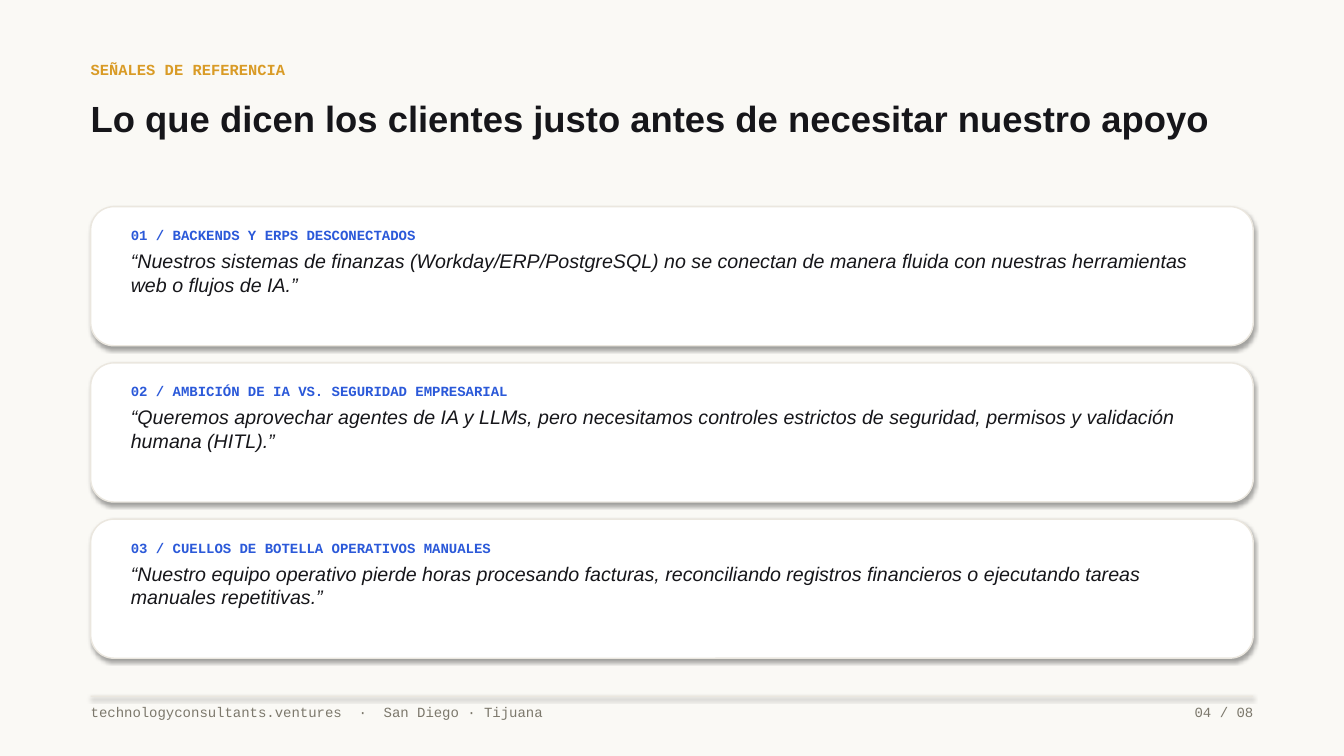
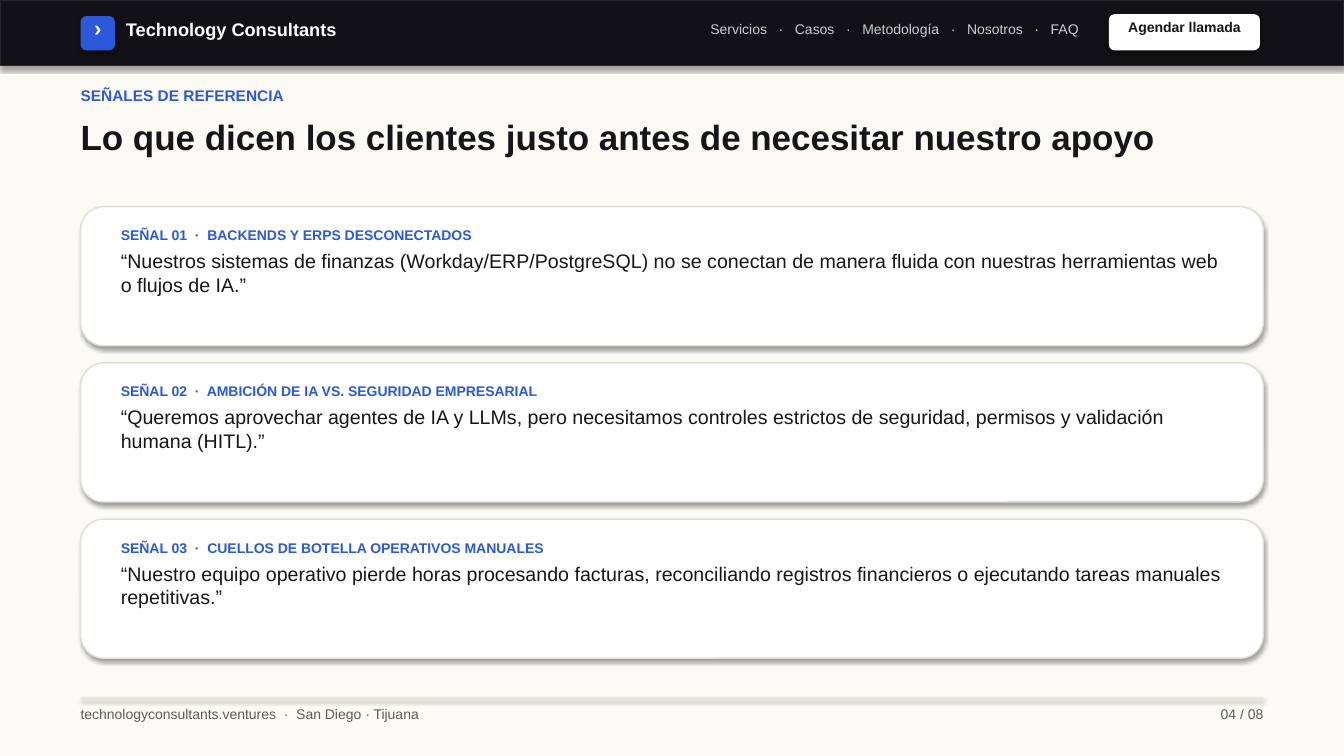
Before and after one commit to rguido198/TechnologyConsultantsVentures, a slide deck: slide 4 of Technology_Consultants_A_Quien_Enviarme_MX.pptx. Drawn at 1344x756 pixels with LibreOffice and Linux fonts; fonts in the diff are those of the drawing. Boxes give left, top, right and bottom in pixels: in the first picture for what was removed or moved away, otherwise in the second. Text is boxed around its words. In the diff, an @@ line names an element or a change of style, - is before the commit and + after.

Commit message:
Update design.md and rebuild PowerPoint decks with Helvetica Neue system sans typography, web navigation mockup, and clean modern software brand styling

```diff
--- a/Technology_Consultants_A_Quien_Enviarme_MX.pptx
+++ b/Technology_Consultants_A_Quien_Enviarme_MX.pptx
@@ background #FAF9F5 to #FBFAF5 @@
@@ rectangle added at bbox=[0, 0, 1344, 66], fill #121216, outline #26262C 1 pt @@
@@ rounded rectangle added at bbox=[81, 16, 115, 50], fill #2B59D9 @@
@@ text added at bbox=[81, 14, 115, 48], 16 pt, text #FFFFFF, bold @@
+›
@@ text added at bbox=[126, 22, 337, 40], 13 pt, text #FFFFFF, bold @@
+Technology Consultants
@@ text added at bbox=[710, 23, 1079, 37], 10 pt, text #C8CDD7 @@
+Servicios · Casos · Metodología · Nosotros · FAQ
@@ rounded rectangle added at bbox=[1109, 14, 1260, 50], fill #FFFFFF @@
@@ text added at bbox=[1128, 22, 1241, 35], 10 pt, text #16161A, bold @@
+Agendar llamada
@@ text "SEÑALES DE REFERENCIA": place and size @@
-text "SEÑALES DE REFERENCIA" at bbox=[91, 64, 286, 75]
+text "SEÑALES DE REFERENCIA" at bbox=[81, 88, 283, 101]
@@ text "SEÑALES DE REFERENCIA" at bbox=[81, 88, 283, 101]: font Courier New to Arial, text colour #D99B26 to #2B59D9 @@
@@ text "Lo que dicen los clientes ...": place and size @@
-text "Lo que dicen los clientes ..." at bbox=[91, 105, 1208, 139]
+text "Lo que dicen los clientes ..." at bbox=[81, 124, 1154, 157]
@@ text "Lo que dicen los clientes ..." at bbox=[81, 124, 1154, 157]: size 26 to 25 pt @@
@@ rounded rectangle: place and size @@
-rounded rectangle at bbox=[91, 207, 1253, 346]
+rounded rectangle at bbox=[81, 207, 1263, 346]
@@ text "SEÑAL 01 · BACKENDS Y ...": place and size @@
-text "SEÑAL 01 · BACKENDS Y ..." at bbox=[131, 230, 1187, 296]
+text "SEÑAL 01 · BACKENDS Y ..." at bbox=[121, 229, 1218, 296]
@@ text at bbox=[121, 229, 472, 240]: text changed; font Courier New to Arial @@
-01 / BACKENDS Y ERPS DESCONECTADOS
+SEÑAL 01 · BACKENDS Y ERPS DESCONECTADOS
@@ text at bbox=[121, 253, 1218, 296]: italic off in "“Nuestros sistemas de finanzas (Workday/ERP/PostgreSQL) no s ..." @@
@@ rounded rectangle: place and size @@
-rounded rectangle at bbox=[91, 363, 1253, 502]
+rounded rectangle at bbox=[81, 363, 1263, 502]
@@ text "SEÑAL 02 · AMBICIÓN DE ...": place and size @@
-text "SEÑAL 02 · AMBICIÓN DE ..." at bbox=[131, 386, 1174, 452]
+text "SEÑAL 02 · AMBICIÓN DE ..." at bbox=[121, 385, 1163, 452]
@@ text at bbox=[121, 385, 538, 396]: text changed; font Courier New to Arial @@
-02 / AMBICIÓN DE IA VS. SEGURIDAD EMPRESARIAL
+SEÑAL 02 · AMBICIÓN DE IA VS. SEGURIDAD EMPRESARIAL
@@ text at bbox=[121, 409, 1163, 452]: italic off in "“Queremos aprovechar agentes de IA y LLMs, ..." @@
@@ outline #EBE7DF 1 pt to #E2DDD0 1 pt in 3 elements at bbox=[81, 207, 1263, 346], bbox=[81, 363, 1263, 502], bbox=[81, 519, 1263, 658] @@
@@ rounded rectangle: place and size @@
-rounded rectangle at bbox=[91, 519, 1253, 658]
+rounded rectangle at bbox=[81, 519, 1263, 658]
@@ text "SEÑAL 03 · CUELLOS DE ...": place and size @@
-text "SEÑAL 03 · CUELLOS DE ..." at bbox=[131, 543, 1140, 608]
+text "SEÑAL 03 · CUELLOS DE ..." at bbox=[121, 541, 1220, 608]
@@ text at bbox=[121, 541, 544, 553]: text changed; font Courier New to Arial @@
-03 / CUELLOS DE BOTELLA OPERATIVOS MANUALES
+SEÑAL 03 · CUELLOS DE BOTELLA OPERATIVOS MANUALES
@@ text at bbox=[121, 566, 1220, 608]: italic off in "“Nuestro equipo operativo pierde horas procesando facturas, ..." @@
@@ text "technologyconsultants.ventures · San Diego · ...": place and size @@
-text "technologyconsultants.ventures · San Diego · ..." at bbox=[91, 707, 543, 720]
+text "technologyconsultants.ventures · San Diego · ..." at bbox=[81, 709, 419, 722]
@@ text "technologyconsultants.ventures · San Diego · ..." at bbox=[81, 709, 419, 722]: font Courier New to Arial, text colour #7C786C to #5F5C52 @@
@@ rectangle: place and size @@
-rectangle at bbox=[91, 696, 1253, 697]
+rectangle at bbox=[81, 698, 1263, 699]
@@ rectangle at bbox=[81, 698, 1263, 699]: fill #EBE7DF to #E2DDD0 @@
@@ text "04 / 08" at bbox=[1221, 709, 1264, 719]: font Courier New to Arial, text colour #7C786C to #5F5C52 @@
@@ text "04 / 08": place and size @@
-text "04 / 08" at bbox=[1195, 707, 1254, 717]
+text "04 / 08" at bbox=[1221, 709, 1264, 719]
```
Also in this commit, not shown: 7 other slides changed, 2 other files.
